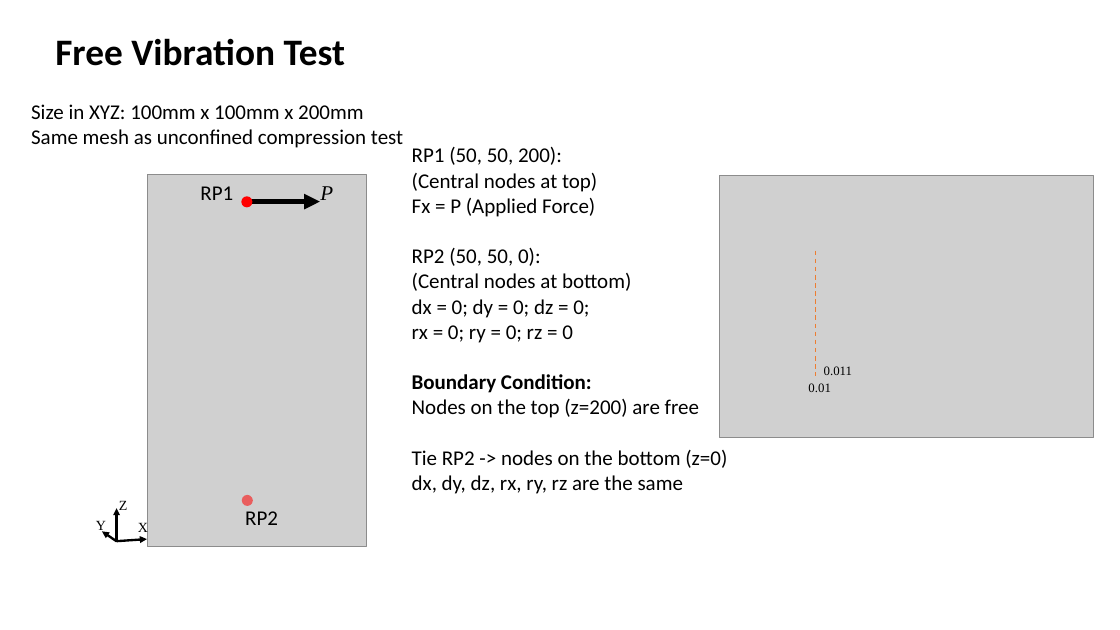
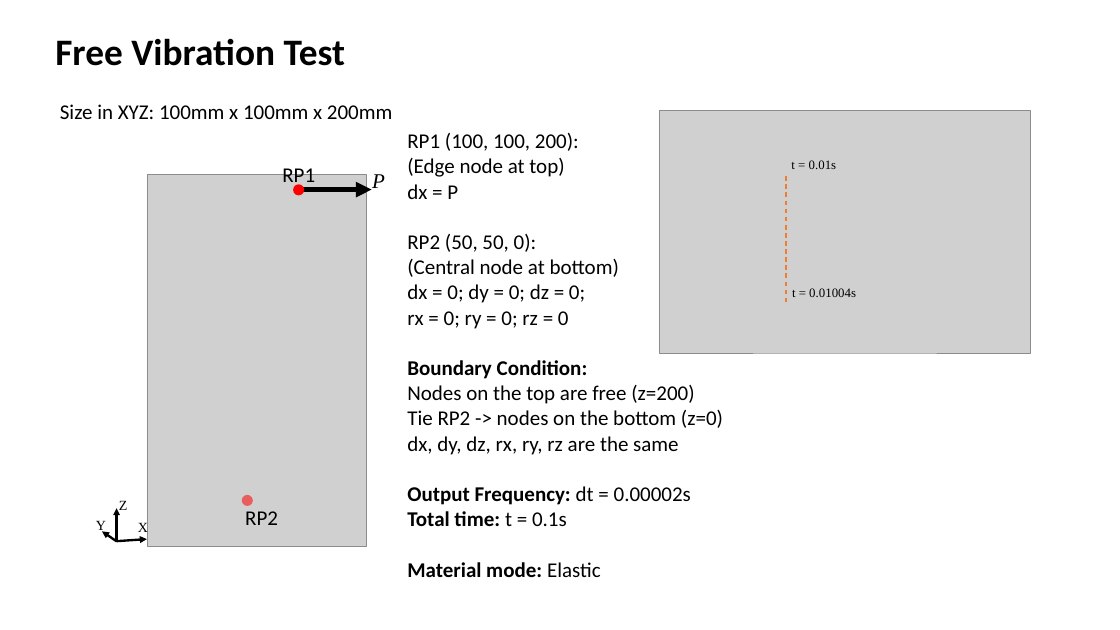
Before and after one commit to Concrete-Chrono-Development/concrete-calibration, a slide deck: slide 1 of Free Vibration test calibration/Vibration test.pptx. Drawn at 1120x630 pixels with LibreOffice and Linux fonts; fonts in the diff are those of the drawing; grey boxes stand for pictures. Boxes give left, top, right and bottom in pixels: in the first picture for what was removed or moved away, otherwise in the second. Text is boxed around its words. In the diff, an @@ line names an element or a change of style, - is before the commit and + after.

```diff
--- a/Free Vibration test calibration/Vibration test.pptx
+++ b/Free Vibration test calibration/Vibration test.pptx
@@ text "Size in XYZ: 100mm x ...": place and size @@
-text "Size in XYZ: 100mm x ..." at (31, 104, 403, 148)
+text "Size in XYZ: 100mm x ..." at (60, 104, 392, 119)
@@ picture added at (660, 111, 1030, 354) @@
@@ text at (31, 129, 403, 148): paragraph removed @@
-Same mesh as unconfined compression test
@@ text "RP1 (100, 100, 200):": place and size @@
-text "RP1 (100, 100, 200):" at (412, 147, 727, 494)
+text "RP1 (100, 100, 200):" at (407, 133, 723, 577)
@@ text at (407, 133, 579, 199): text changed @@
-RP1 (50, 50, 200):
-(Central nodes at top)
-Fx = P (Applied Force)
+RP1 (100, 100, 200):
+(Edge node at top)
+dx = P
@@ text "RP1" rewrapped from (200, 186, 233, 200) to (282, 164, 315, 188) @@
@@ text "P": place and size @@
-text "P" at (320, 186, 333, 200)
+text "P" at (372, 174, 385, 188)
@@ picture removed at (719, 176, 1093, 438) @@
@@ line moved from (816, 250) - (816, 376) to (786, 176) - (786, 302) @@
@@ text added at (791, 160, 837, 169), 11 pt, text #000000 @@
+t = 0.01s
@@ ellipse: place and size @@
-ellipse at (241, 197, 252, 208)
+ellipse at (293, 184, 304, 195)
@@ arrow moved from (250, 202) - (320, 202) to (302, 190) - (371, 190) @@
@@ text at (407, 259, 619, 277): text changed @@
-(Central nodes at bottom)
+(Central node at bottom)
@@ text at (792, 288, 856, 297): text changed @@
-0.011
+t = 0.01004s
@@ text at (407, 385, 694, 404): text changed @@
-Nodes on the top (z=200) are free
+Nodes on the top are free (z=200)
@@ text removed at (808, 383, 830, 392) @@
-0.01
@@ text at (407, 486, 691, 577): paragraphs added @@
+Output Frequency: dt = 0.00002s
+Total time: t = 0.1s
+Material mode: Elastic
```
Also in this commit, not shown: 4 other slides changed, 2 slides removed.
